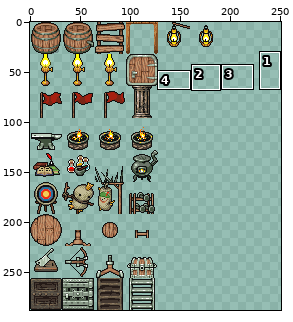
Sprite sheet: DwarfCorp/DwarfCorpContent/Entities/Furniture/interior_furniture.png. Above, an overview of the earlier version with the close-up marked.
Close-up. Before the commit:
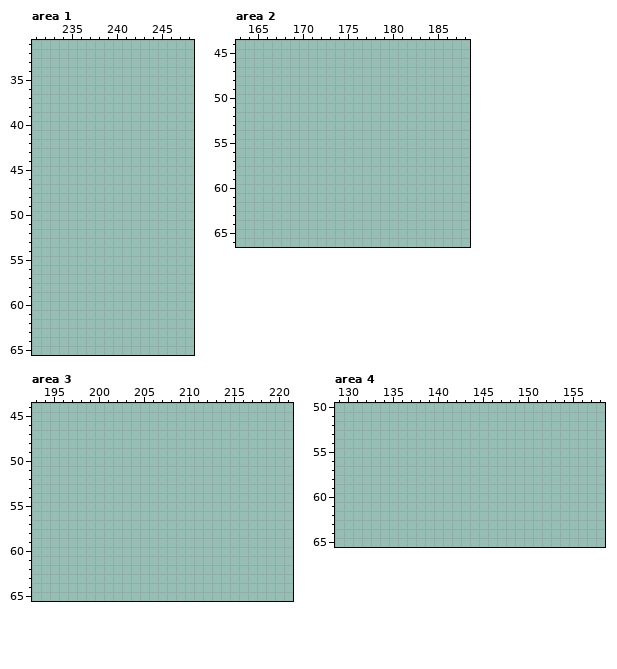
The file is 256x288 pixels. Pixels under 10% opacity are left out. Colours within 5 levels of each other are drawn and written as one. Shown: area 1: x 231..248, y 31..65; area 2: x 163..188, y 44..66; area 3: x 193..221, y 44..65; area 4: x 129..158, y 50..65. The wide view leaves out empty margins. The commit also changed other parts of the picture, which this record leaves out.
New version:
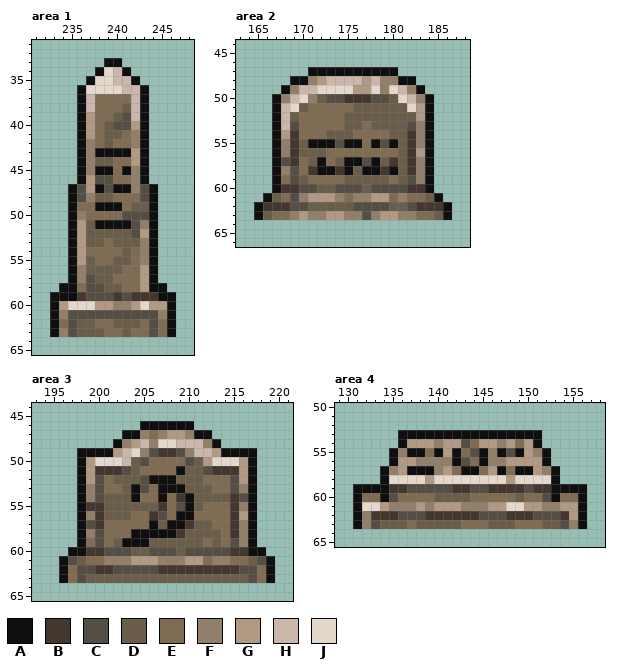
Palette (. is transparent): A #0f0f0f  B #43372f  C #544e44  D #6a5d49  E #806c53  F #917f69  G #b29983  H #cab6ab  J #e4d8cc
What changed:
Area 1:
y 33: x 239..240 .. -> AA
y 34: x 238..241 .... -> AJHA
y 35: x 237..242 ...... -> AJJHHA
y 36: x 236..243 ........ -> AJJJJHHA
y 37: x 236..243 ........ -> AHEEEEHA
y 38: x 236..243 ........ -> AHEEEDHA
y 39: x 236..243 ........ -> AGEEDCHA
y 40: x 236..243 ........ -> AGEDCCGA
y 41: x 236..243 ........ -> AGEDDEFA
y 42: x 236..243 ........ -> AFEDEEFA
y 43: x 236..243 ........ -> AFAAAAGA
y 44: x 236..243 ........ -> AFDDEEGA
y 45: x 236..243 ........ -> AFAAEAFA
y 46: x 236..243 ........ -> AGCCEEFA
y 47: x 235..244 .......... -> ACGACAAFCA
y 48: x 235..244 .......... -> ACFDDEEECA
y 49: x 235..244 .......... -> AEEAAAEDDA
y 50: x 235..244 .......... -> AFEEEECCCA
y 51: x 235..244 .......... -> AGDAAAACFA
y 52: x 235..244 .......... -> AGDDDDDCGA
y 53: x 235..244 .......... -> AGDDEDDDFA
y 54: x 235..244 .......... -> AGEEEEDEFA
y 55: x 235..244 .......... -> AGDEEDDEFA
y 56: x 235..244 .......... -> AFDDDDEEGA
y 57: x 235..244 .......... -> AFCDDEEEGA
y 58: x 234..245 ............ -> AAECCDDEEGAA
y 59: x 233..246 .............. -> AAABCCCBCBBBAA
y 60: x 233..246 .............. -> AGJJJGGFFGJGGA
y 61: x 233..246 .............. -> AFCCCCCCCCCCFA
y 62: x 233..246 .............. -> AECDDEEDDDECEA
y 63: x 233..246 .............. -> AFCDDDEEDEECEA
Area 2:
y 47: x 171..180 .......... -> AAAAAAAAAA
y 48: x 169..182 .............. -> AAFGHHHHGHFFAA
y 49: x 168..183 ................ -> AFHHJJJJGGJFJHFA
y 50: x 167..184 .................. -> AFHJFDCCBBBCCDJHFA
y 51: x 167..184 .................. -> AHJDEEEEEDDDDDDJGA
y 52: x 167..184 .................. -> AHDEEEEEDDDDDDDDGA
y 53: x 167..184 .................. -> AHCEEEEEDDEDDDDCFA
y 54: x 167..184 .................. -> AGBEEEDDDEEEEDDBFA
y 55: x 167..184 .................. -> AFBDAAACAAEACADBFA
y 56: x 167..184 .................. -> AFBDDDEEEEEEEEDBGA
y 57: x 167..184 .................. -> ACBEDAEDAACADBDBFA
y 58: x 167..184 .................. -> AFCEBAABADAABADBFA
y 59: x 167..184 .................. -> AECDEEEEDDDDDEDCFA
y 60: x 167..184 .................. -> ABBCCDDCCCDCCCCBBA
y 61: x 166..185 .................... -> ADECFGGGFEFFGGEFEEDA
y 62: x 165..186 ...................... -> ABBBCCDDDDDCCCCDDCBBBA
y 63: x 165..186 ...................... -> ADEEFGFFGGFFCFGGFFEEDA
Area 3:
y 46: x 205..210 ...... -> AAAAAA
y 47: x 203..212 .......... -> AAFEFGGFAA
y 48: x 202..213 ............ -> AFGHFJJHHHFA
y 49: x 198..217 .................... -> AAAAGHJFCBBCFHHGAAAA
y 50: x 198..217 .................... -> AGJJJHDCEEEECDGJJJGA
y 51: x 198..217 .................... -> AGBBBCDEEEEADDCBBBGA
y 52: x 198..217 .................... -> AGCEDDDCAAADDDEEECGA
y 53: x 198..217 .................... -> AFCEEDACEAAADDDEECFA
y 54: x 198..217 .................... -> AFCDDDAEEAEBADDDDBCA
y 55: x 198..217 .................... -> ABBDDDDDDBECADEEEBFA
y 56: x 198..217 .................... -> AFBDDDEEBCEAAEEEEBGA
y 57: x 198..217 .................... -> ACBEEEEEADAABDDEEBFA
y 58: x 198..217 .................... -> AFCEEEAAAAABDDDDEBFA
y 59: x 198..217 .................... -> AECEDAAADDDDDDEDECFA
y 60: x 197..218 ...................... -> AABBCCCDDCCCDCCCCCBBAA
y 61: x 196..219 ........................ -> ACDEEFFFGGGFFFGGEFFEEDCA
y 62: x 196..219 ........................ -> AECCBBCCCCCBBBBBBBBBCCEA
y 63: x 196..219 ........................ -> AECDDDDDDDDDDDDDDDDDDCEA
Area 4:
y 53: x 136..151 ................ -> AAAAAAAAAAAAAAAA
y 54: x 136..151 ................ -> AGGGFGGCEGGFGEGA
y 55: x 135..152 .................. -> AFAAEAGAECAFACAGFA
y 56: x 135..152 .................. -> AGGFFFFACEAFFGGGGA
y 57: x 134..153 .................... -> AFGAAAFGEAAEGAEAAGFA
y 58: x 134..153 .................... -> AJJJJGJJJJJJJJGJJJJA
y 59: x 131..156 .......................... -> AAAABBCCCCCBBCCBBBBCBBAAAA
y 60: x 131..156 .......................... -> AEEACEEEEDDDDEEEEEDEECAEEA
y 61: x 131..156 .......................... -> AJJGFFFGFGGGFFFGGJJGGFFGGA
y 62: x 131..156 .......................... -> AFBBBCCCBBBBBBCCCBBBCCCBGA
y 63: x 131..156 .......................... -> AFCDDDEDDDDDEEEDDDEEEDDCFA
